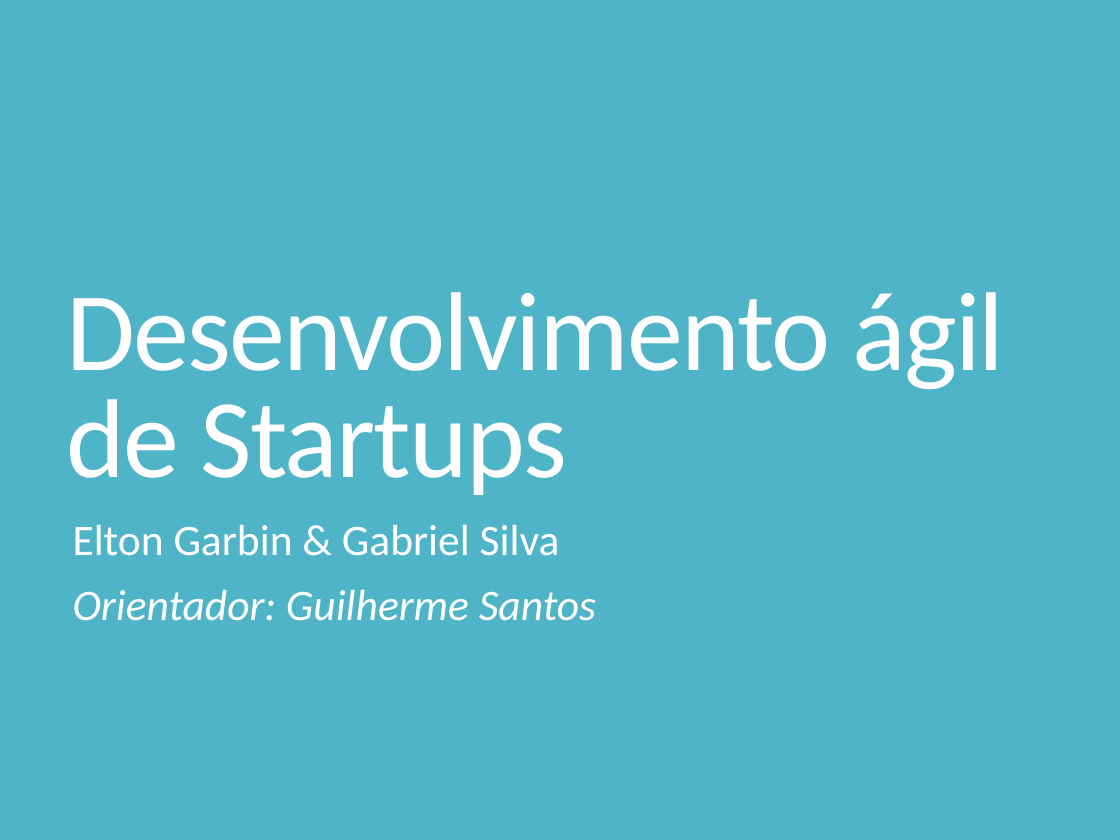
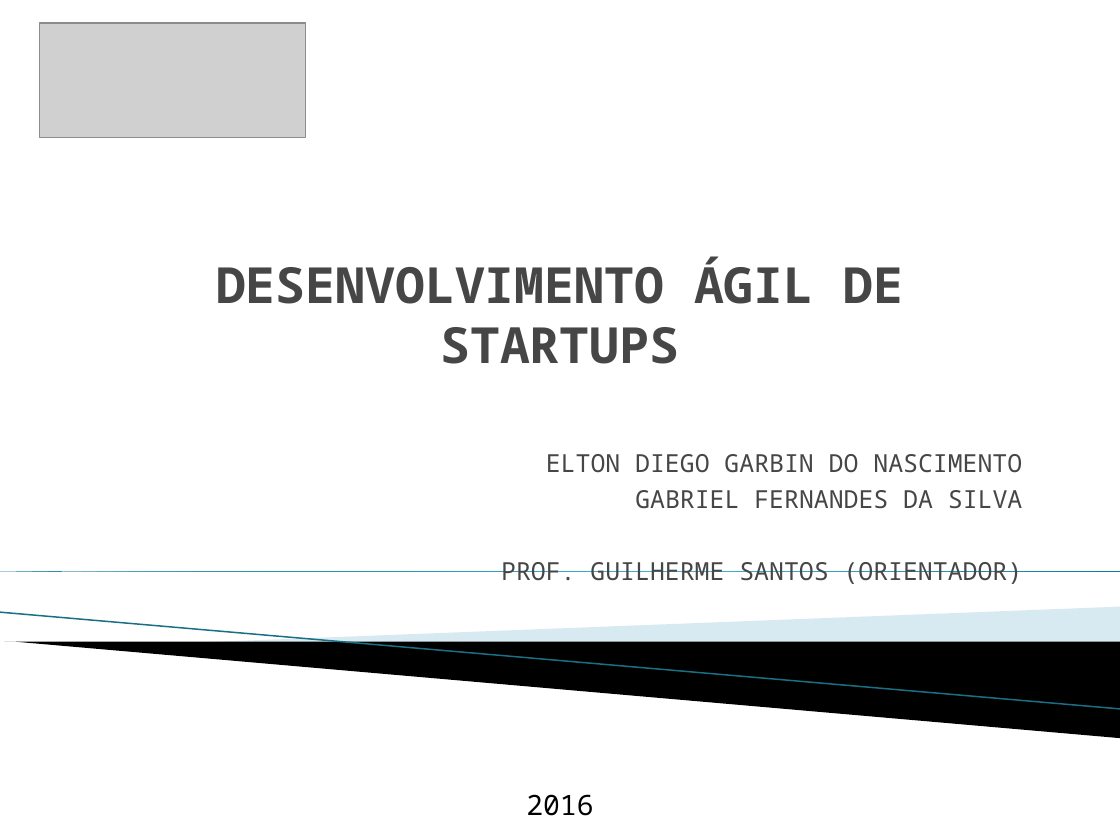
Before and after one commit to Elton-Garbin/TCC-2016, a slide deck: slide 1 of StartIdea/StartIdea.Docs/Apresentacao.pptx. Drawn at 1120x840 pixels with LibreOffice and Linux fonts; fonts in the diff are those of the drawing; grey boxes stand for pictures; background and template pictures are left out. Boxes give left, top, right and bottom in pixels: in the first picture for what was removed or moved away, otherwise in the second. Text is boxed around its words. In the diff, an @@ line names an element or a change of style, - is before the commit and + after.

```diff
--- a/StartIdea/StartIdea.Docs/Apresentacao.pptx
+++ b/StartIdea/StartIdea.Docs/Apresentacao.pptx
@@ background #50B4C8 to #FFFFFF @@
@@ picture added at (x1=39, y1=24, x2=305, y2=138) @@
@@ title at (x1=216, y1=257, x2=903, y2=364): text changed; size 72 to 32 pt; font Calibri to Noto Sans Mono; text colour #FFFFFF to #464646; bold on @@
-Desenvolvimento ágil de Startups
+DESENVOLVIMENTO ÁGIL DE STARTUPS
@@ subtitle at (x1=501, y1=454, x2=1023, y2=584): text changed; size 28 to 16 pt; font Calibri to Noto Sans Mono; text colour #FFFFFF to #464646; italic off @@
-Elton Garbin & Gabriel Silva
-Orientador: Guilherme Santos
+ELTON DIEGO GARBIN DO NASCIMENTO
+GABRIEL FERNANDES DA SILVA
+PROF. GUILHERME SANTOS (ORIENTADOR)
@@ right triangle added at (x1=0, y1=571, x2=1120, y2=571), fill gradient #007896 to #4CBBDF @@
@@ line added from (0, 613) to (1120, 709), #97C5D8 0.95 pt @@
@@ freeform shape added at (x1=207, y1=607, x2=1120, y2=666), fill #A0CBDC at 40% opacity @@
@@ freeform shape added at (x1=4, y1=642, x2=1120, y2=738), fill #000000 @@
@@ text added at (x1=526, y1=794, x2=593, y2=816), 18 pt, text #000000 @@
+2016
```
Also in this commit, not shown: 18 other slides changed, 41 slides added, 1 slide removed, 3 other files.
